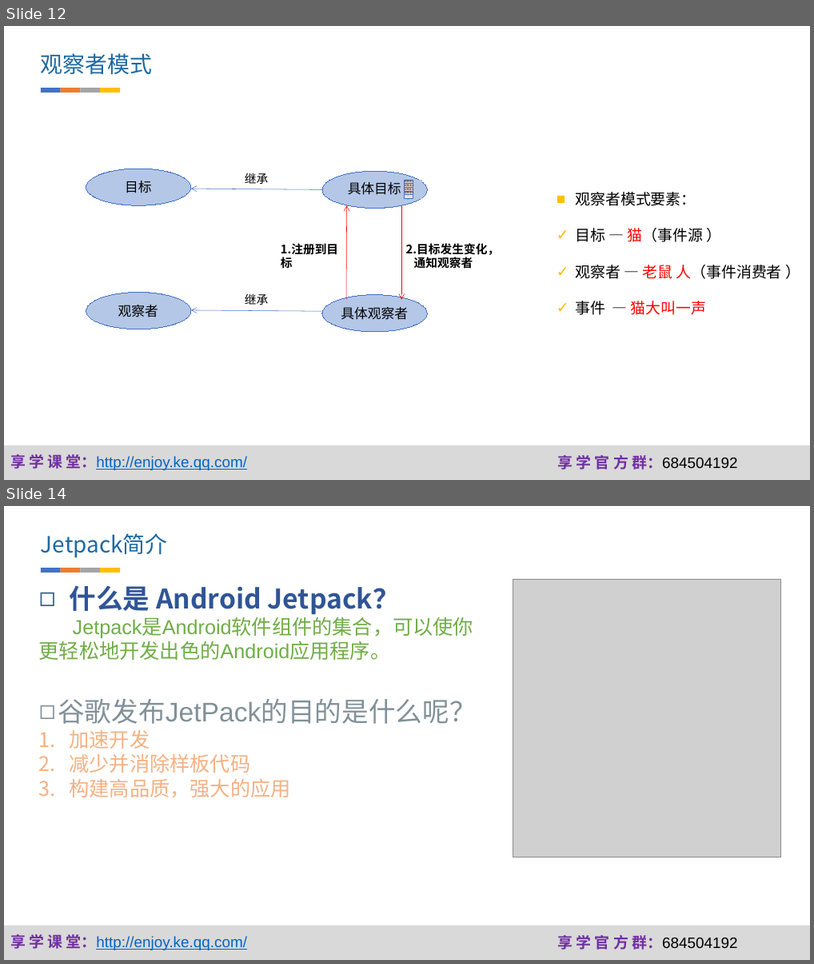
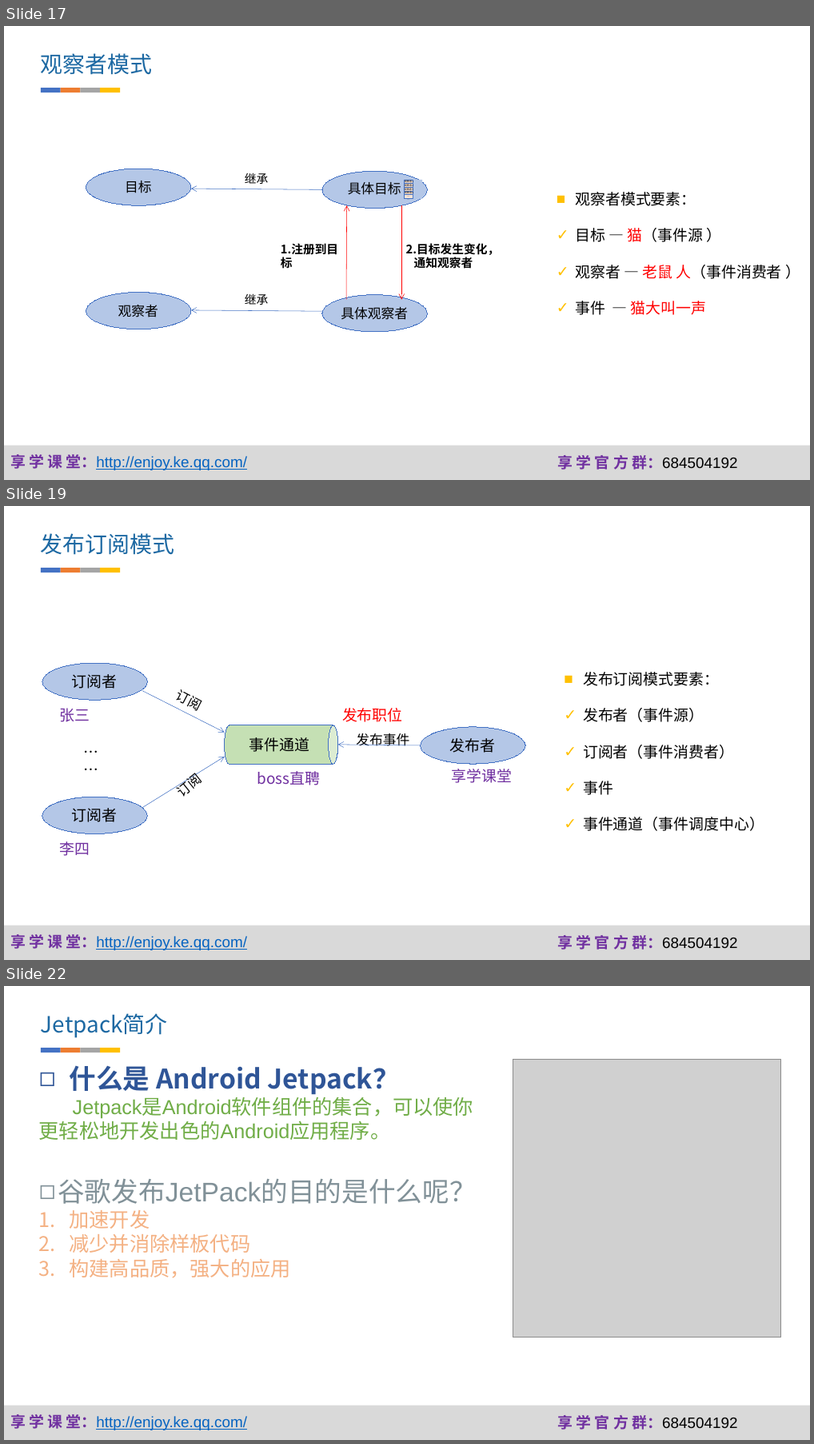
Before and after one commit to fanzhangvip/xiangxue, a slide deck: pre/Android Fragment爬坑记.pptx. Shown one above the other, each under a label of ours: slides 12 and 14 before the commit, slides 17, 19 and 22 after it; the slides between them are not shown. The pictures are 814x964 and 814x1444 pixels, drawn with LibreOffice and Linux fonts; fonts in the diff are those of the drawing; grey boxes stand for pictures; background and template pictures are left out. Boxes give left, top, right and bottom in pixels: in the first picture for what was removed or moved away, otherwise in the second. Text is boxed around its words. In the diff, an @@ line names an element or a change of style, - is before the commit and + after.

```diff
--- a/pre/Android Fragment爬坑记.pptx
+++ b/pre/Android Fragment爬坑记.pptx
@@ slide 19 added at (x1=4, y1=506, x2=810, y2=960), background #FFFFFF; not listed: 3 template elements that a slide beside it also shows @@
@@ text added at (x1=41, y1=533, x2=175, y2=555), 26.6 pt, text #1D69A3 @@
+发布订阅模式
@@ group added at (x1=41, y1=568, x2=120, y2=572): 4 rectangles @@
@@ ellipse added at (x1=42, y1=663, x2=147, y2=700), fill #B4C7E7, outline #4472C4 0.75 pt @@
@@ text added at (x1=583, y1=672, x2=765, y2=831), 18 pt, text #000000 @@
+    ■ 发布订阅模式要素：
+    ✓ 发布者（事件源）
+    ✓ 订阅者（事件消费者）
+    ✓ 事件
+    ✓ 事件通道（事件调度中心）
@@ text added at (x1=72, y1=674, x2=118, y2=688), 18 pt, text #000000 @@
+订阅者
@@ arrow added from (142, 691) to (224, 732), #4472C4 0.5 pt @@
@@ text added at (x1=174, y1=689, x2=198, y2=708), 16 pt, text #000000 @@
+订阅
@@ text added at (x1=60, y1=708, x2=90, y2=722), 18 pt, text #7030A0 @@
+张三
@@ text added at (x1=342, y1=708, x2=403, y2=722), 18 pt, text #FF0000 @@
+发布职位
@@ text added at (x1=78, y1=740, x2=112, y2=764), 18 pt, text #000000 @@
+……
@@ cylinder added at (x1=225, y1=725, x2=338, y2=764), fill #C5E0B4, outline #4472C4 0.75 pt @@
@@ text added at (x1=250, y1=737, x2=310, y2=752), 18 pt, text #000000 @@
+事件通道
@@ arrow added from (421, 745) to (338, 744), #4472C4 0.5 pt @@
@@ text added at (x1=356, y1=733, x2=410, y2=746), 16 pt, text #000000 @@
+发布事件
@@ ellipse added at (x1=421, y1=727, x2=526, y2=764), fill #B4C7E7, outline #4472C4 0.75 pt @@
@@ text added at (x1=450, y1=738, x2=496, y2=752), 18 pt, text #000000 @@
+发布者
@@ arrow added from (142, 808) to (224, 756), #4472C4 0.5 pt @@
@@ text added at (x1=452, y1=768, x2=513, y2=783), 18 pt, text #7030A0 @@
+享学课堂
@@ text added at (x1=182, y1=784, x2=193, y2=796), 16 pt, text #000000 @@
+订阅
@@ text added at (x1=257, y1=771, x2=320, y2=785), 18 pt, text #7030A0 @@
+boss直聘
@@ ellipse added at (x1=42, y1=797, x2=147, y2=834), fill #B4C7E7, outline #4472C4 0.75 pt @@
@@ text added at (x1=72, y1=808, x2=118, y2=822), 18 pt, text #000000 @@
+订阅者
@@ text added at (x1=60, y1=841, x2=90, y2=856), 18 pt, text #7030A0 @@
+李四
@@ what was slide 12 is now slide 17 @@
@@ what was slide 14 is now slide 22 @@
```
Also in this commit, not shown: 8 slides changed, 9 other slides added, 12 other files.
